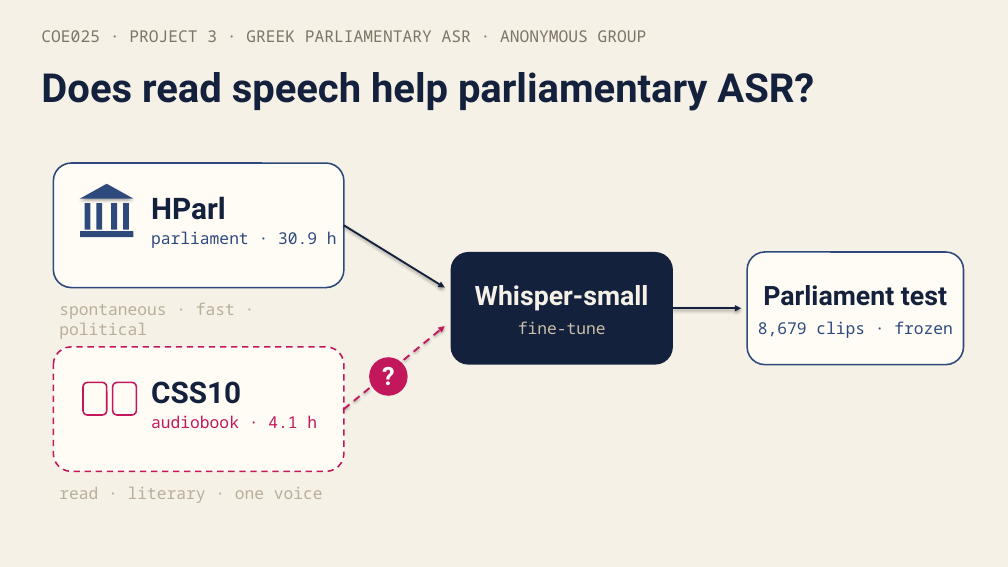
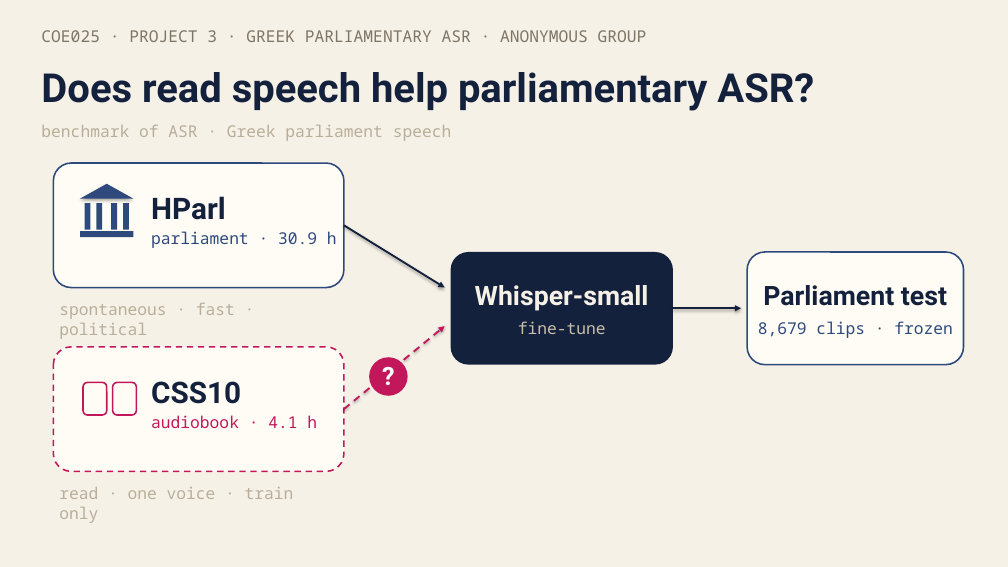
Before and after one commit to kaanksn1/greek-parliamentary-asr, a slide deck: slide 1 of presentation/greek_parliamentary_asr.pptx. Drawn at 1008x567 pixels with LibreOffice and Linux fonts; fonts in the diff are those of the drawing. Boxes give left, top, right and bottom in pixels: in the first picture for what was removed or moved away, otherwise in the second. Text is boxed around its words. In the diff, an @@ line names an element or a change of style, - is before the commit and + after.

```diff
--- a/presentation/greek_parliamentary_asr.pptx
+++ b/presentation/greek_parliamentary_asr.pptx
@@ text added at (x1=41, y1=125, x2=452, y2=141), 15.5 pt, text #B8AE9A @@
+benchmark of ASR · Greek parliament speech
@@ text at (x1=59, y1=487, x2=294, y2=523): text changed @@
-read · literary · one voice
+read · one voice · train only
```
Also in this commit, not shown: 4 other slides changed, 3 other files.
